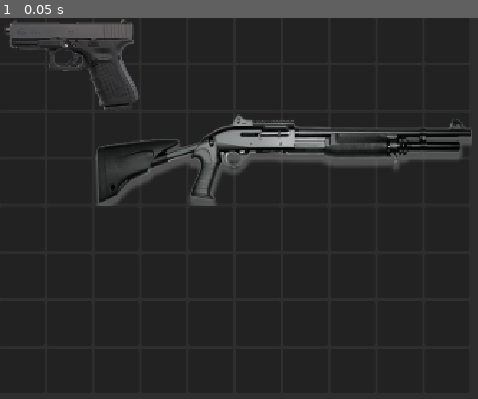
Above: before the commit, frame 1.
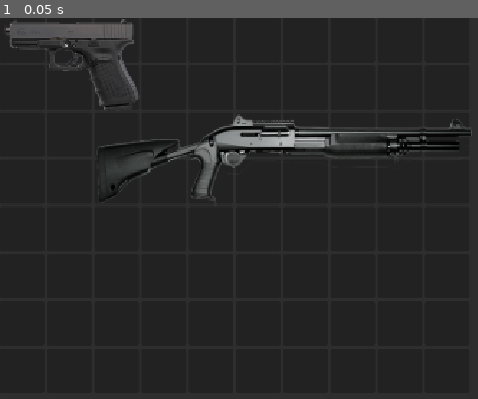
Above: after the commit, the same moment.

Repository: mmb5049/IGME590-Godot
Game: Godot game, scene res://Inventory System/UI/InventoryUI.tscn
Same seed, same stepped clock (60 frames per second), same inputs: the game is played once before the commit and once after it.
Inputs:
- Up to frame 1 (0.05 s): no input

The runs differ from the first frame. In frame 1, 2.0% of the frame differs, in the area x 20-99%, y 27-50%.

Commit message:
Can rotate item but with a few bugs

Diff:
--- a/new-game-project/Inventory System/Items/shotgun.tres
+++ b/new-game-project/Inventory System/Items/shotgun.tres
@@ -1,7 +1,7 @@
 [gd_resource type="Resource" script_class="ItemData" format=3 uid="uid://cukdv3oe7degl"]
 
 [ext_resource type="Script" uid="uid://cm5cs43ocd7o2" path="res://Inventory System/Items/ItemData.gd" id="1_a7vwr"]
-[ext_resource type="Texture2D" uid="uid://cpwp6nsv6pt5y" path="res://Inventory System/Icons/shotgunTest.png" id="1_oqp1i"]
+[ext_resource type="Texture2D" uid="uid://cd560eci4ll1g" path="res://Inventory System/Icons/newshotgun.png" id="1_oqp1i"]
 
 [resource]
 script = ExtResource("1_a7vwr")
--- a/new-game-project/Inventory System/UI/InventoryArea.gd
+++ b/new-game-project/Inventory System/UI/InventoryArea.gd
@@ -7,6 +7,7 @@
 
 const INVENTORY_WIDTH := 10
 const INVENTORY_HEIGHT := 8
+var currently_dragged_item: InventoryItem = null
 
 @onready var item_layer: Control = $ItemLayer
 
@@ -33,7 +34,7 @@
 
 	return item_fits(
 		grid_position,
-		item.item_data.grid_size,
+		item.current_grid_size,
 		item
 	)
 
@@ -57,7 +58,7 @@
 		floor(at_position.y / CELL_PITCH)
 	)
 
-	if not item_fits(grid_position, item.item_data.grid_size, item):
+	if not item_fits(grid_position, item.current_grid_size, item):
 		_revert_item_placement(item, data)
 		return
 
@@ -67,7 +68,7 @@
 		grid_position.y * CELL_PITCH
 	)
 	item.visible = true # <--- MAKE VISIBLE AGAIN
-
+	currently_dragged_item = null
 
 func item_fits(
 	grid_position: Vector2i,
@@ -105,7 +106,7 @@
 			round(other_item.position.y / CELL_PITCH)
 		)
 
-		var other_size: Vector2i = other_item.item_data.grid_size
+		var other_size: Vector2i = other_item.current_grid_size
 
 		# Check rectangle overlap.
 		if rectangles_overlap(
@@ -143,3 +144,14 @@
 		original_parent.add_child(item)
 	item.position = data.get("original_position", Vector2.ZERO)
 	item.visible = true # <--- MAKE VISIBLE AGAIN
+	currently_dragged_item = null
+
+func _input(event):
+	if event is InputEventKey:
+		if event.pressed and not event.echo:
+			if event.keycode == KEY_R:
+				if currently_dragged_item != null:
+					currently_dragged_item.rotate_item()
+
+func set_dragged_item(item: InventoryItem):
+	currently_dragged_item = item
--- a/new-game-project/Inventory System/UI/InventoryItem.gd
+++ b/new-game-project/Inventory System/UI/InventoryItem.gd
@@ -7,20 +7,21 @@
 
 var inventory_ui: Control
 var original_position: Vector2
-
+var rotation_state := 0
+var current_grid_size: Vector2i
+var drag_preview: Control
 
 func _ready():
 	if item_data == null:
 		return
-
+	current_grid_size = item_data.grid_size
 	setup_item()
 
 
 func setup_item():
-	# Set the size based on the item's grid footprint.
 	size = Vector2(
-		item_data.grid_size.x * CELL_SIZE,
-		item_data.grid_size.y * CELL_SIZE
+		current_grid_size.x * CELL_SIZE,
+		current_grid_size.y * CELL_SIZE
 	)
 
 	var texture_rect := $TextureRect
@@ -28,12 +29,50 @@
 	if item_data.icon:
 		texture_rect.texture = item_data.icon
 
+	texture_rect.size = size
 	texture_rect.position = Vector2.ZERO
-	texture_rect.size = size
 
-	# The TextureRect should not intercept mouse input.
+	# Rotate around its center.
+	texture_rect.pivot_offset = texture_rect.size / 2.0
+
 	texture_rect.mouse_filter = Control.MOUSE_FILTER_IGNORE
 
+func rotate_item():
+	rotation_state = (rotation_state + 1) % 4
+
+	# Swap the logical grid dimensions.
+	current_grid_size = Vector2i(
+		current_grid_size.y,
+		current_grid_size.x
+	)
+
+	# Update the item's Control size.
+	size = Vector2(
+		current_grid_size.x * CELL_SIZE,
+		current_grid_size.y * CELL_SIZE
+	)
+
+	var texture_rect := $TextureRect
+
+	# Original visual dimensions before rotation.
+	var original_size = texture_rect.size
+
+	# Rotate around the center instead of the top-left.
+	texture_rect.pivot_offset = original_size / 2.0
+
+	texture_rect.rotation_degrees = rotation_state * 90
+
+	# Keep the center of the visual aligned with the center
+	# of the item's new grid footprint.
+	texture_rect.position = (size / 2.0) - (original_size / 2.0)
+	if drag_preview != null:
+		var preview_texture := drag_preview.get_node("TextureRect")
+
+		preview_texture.pivot_offset = original_size / 2.0
+		preview_texture.rotation_degrees = rotation_state * 90
+
+		drag_preview.size = size
+		preview_texture.position = (size / 2.0) - (original_size / 2.0)
 
 func _get_drag_data(at_position: Vector2):
 	if item_data == null:
@@ -41,21 +80,26 @@
 
 	original_position = position
 
+	var inventory := get_parent().get_parent()
+
+	if inventory.has_method("set_dragged_item"):
+		inventory.set_dragged_item(self)
+
 	var drag_data := {
 		"item": self,
 		"item_data": item_data,
 		"original_position": position,
 		"original_parent": get_parent(),
-		"offset": at_position # Fixes snapping behavior based on click point
+		"offset": at_position
 	}
 
 	# Create the visual drag preview.
-	var preview := duplicate()
-	preview.mouse_filter = Control.MOUSE_FILTER_IGNORE
-	preview.modulate.a = 0.7
-	set_drag_preview(preview)
+	drag_preview = duplicate()
+	drag_preview.mouse_filter = Control.MOUSE_FILTER_IGNORE
+	drag_preview.modulate.a = 0.7
 
-	# Hide this item temporarily so it doesn't visually clutter the grid
+	set_drag_preview(drag_preview)
+
 	visible = false
 
 	return drag_data
--- a/new-game-project/Inventory System/UI/InventoryItem.tscn
+++ b/new-game-project/Inventory System/UI/InventoryItem.tscn
@@ -12,7 +12,7 @@
 script = ExtResource("1_gow26")
 
 [node name="TextureRect" type="TextureRect" parent="." unique_id=1183121454]
-layout_mode = 0
+layout_mode = 1
 offset_right = 64.0
 offset_bottom = 64.0
 mouse_filter = 2
Binary file added: new-game-project/Inventory System/Icons/newshotgun.png
Not shown, added: new-game-project/Inventory System/Icons/newshotgun.png.import
Binary file changed: new-game-project/Inventory System/Icons/shotgun.png
